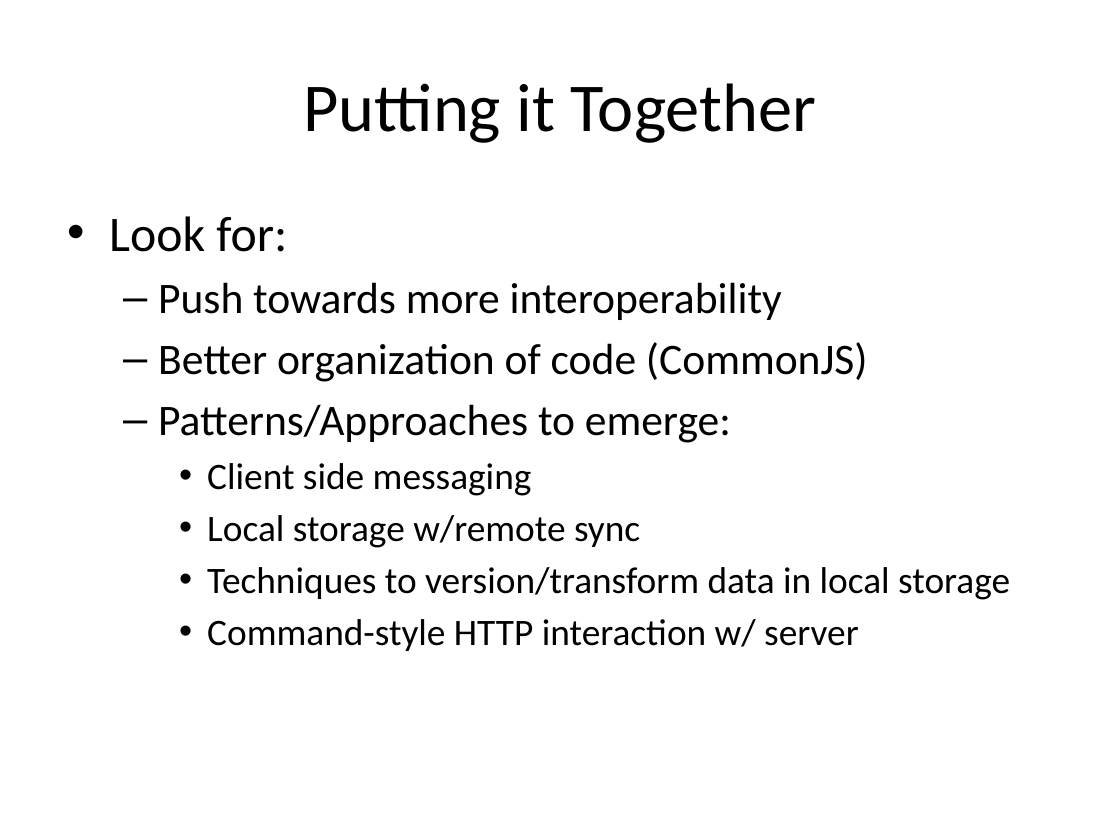
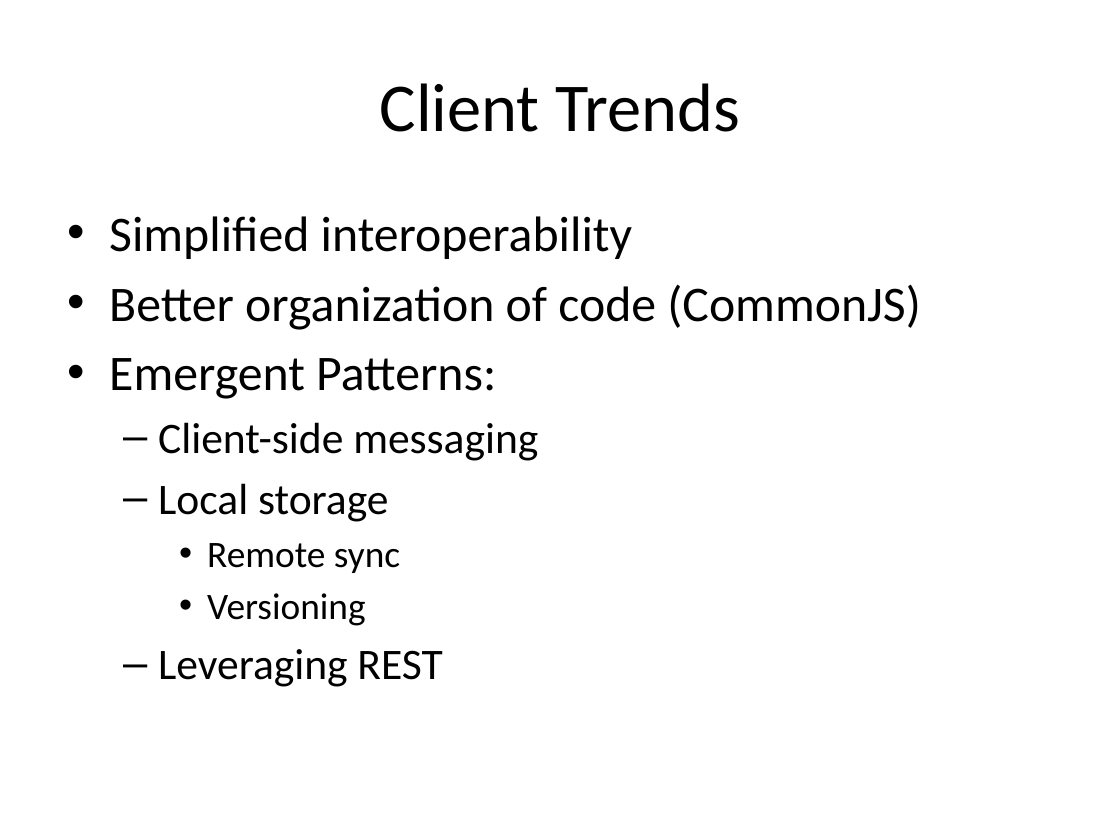
Before and after one commit to vaporworks/Devlink2011-REST-WebClient, a slide deck: slide 14 of PowerPoint/joint_talk_notes.pptx (slide 15 before the commit). Drawn at 1120x840 pixels with LibreOffice and Linux fonts; fonts in the diff are those of the drawing. Boxes give left, top, right and bottom in pixels: in the first picture for what was removed or moved away, otherwise in the second. Text is boxed around its words. In the diff, an @@ line names an element or a change of style, - is before the commit and + after.

Commit message:
ppt updates

```diff
--- a/PowerPoint/joint_talk_notes.pptx
+++ b/PowerPoint/joint_talk_notes.pptx
@@ title at bbox=[380, 83, 740, 132]: text changed @@
-Putting it Together
+Client Trends
@@ text at bbox=[109, 216, 632, 259]: text changed; size 28 to 32 pt @@
-• Look for:
-  – Push towards more interoperability
+• Simplified interoperability
@@ text at bbox=[109, 284, 921, 330]: size 28 to 32 pt in "Better organization of code (CommonJS)"; bullet – to •; list level 2 to 1 in "Better organization of code (CommonJS)" @@
@@ text at bbox=[109, 358, 538, 687]: text changed; size 24 to 28 pt @@
-  – Patterns/Approaches to emerge:
-    • Client side messaging
-    • Local storage w/remote sync
-    • Techniques to version/transform data in local storage
-    • Command-style HTTP interaction w/ server
+• Emergent Patterns:
+  – Client-side messaging
+  – Local storage
+    • Remote sync
+    • Versioning
+  – Leveraging REST
```
Also in this commit, not shown: 3 other slides changed, 1 slide added, 1 slide removed.
